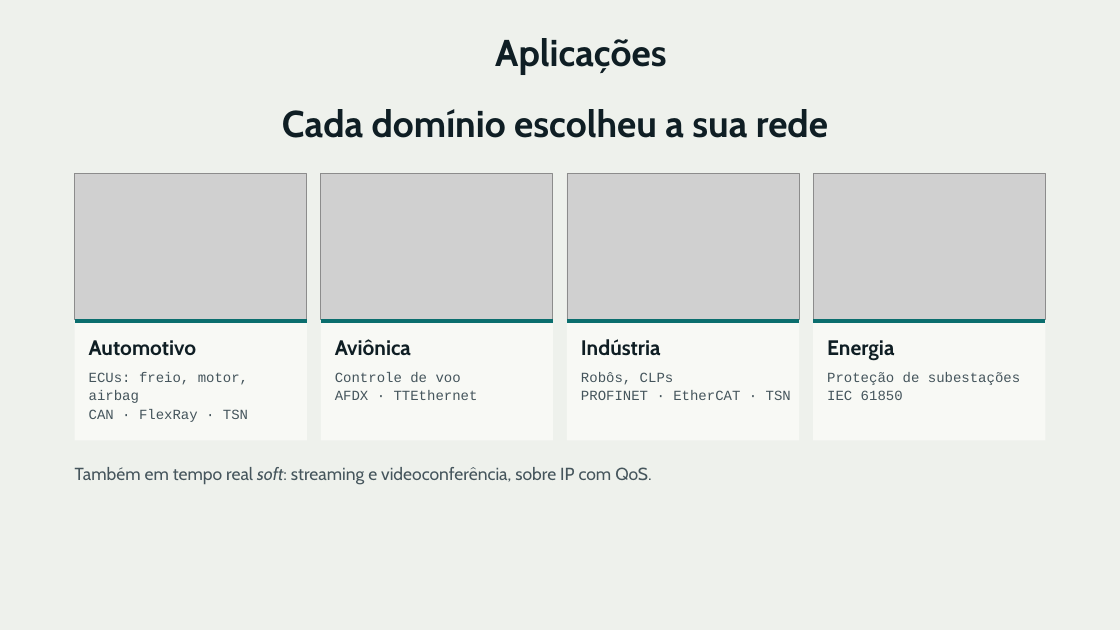
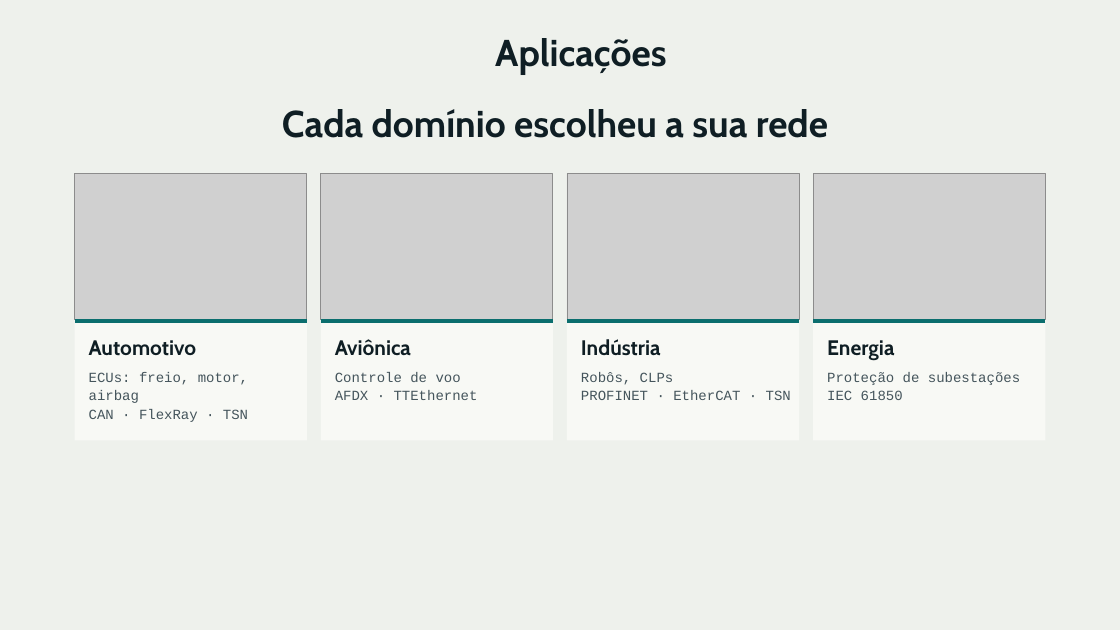
Before and after one commit to Balduino-BD/Trabalho_Distribuido, a slide deck: slide 5 of Apresentação/Sistemas Distribuídos de Tempo Real_Balduino_Felipe.pptx. Drawn at 1120x630 pixels with LibreOffice and Linux fonts; fonts in the diff are those of the drawing; grey boxes stand for pictures. Boxes give left, top, right and bottom in pixels: in the first picture for what was removed or moved away, otherwise in the second. Text is boxed around its words. In the diff, an @@ line names an element or a change of style, - is before the commit and + after.

```diff
--- a/Apresentação/Sistemas Distribuídos de Tempo Real_Balduino_Felipe.pptx
+++ b/Apresentação/Sistemas Distribuídos de Tempo Real_Balduino_Felipe.pptx
@@ text removed at <box>75,467,651,484</box> @@
-Também em tempo real soft: streaming e videoconferência, sobre IP com QoS.
```
Also in this commit, not shown: 8 other slides changed, 1 slide removed.
